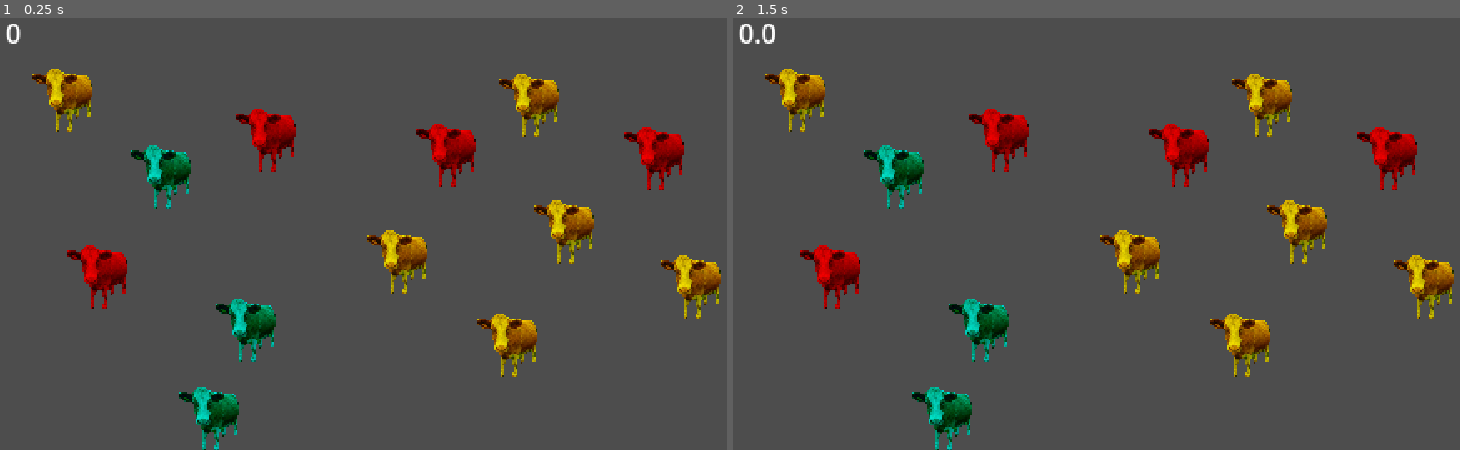
Above: before the commit, frames 1-2 (left to right).
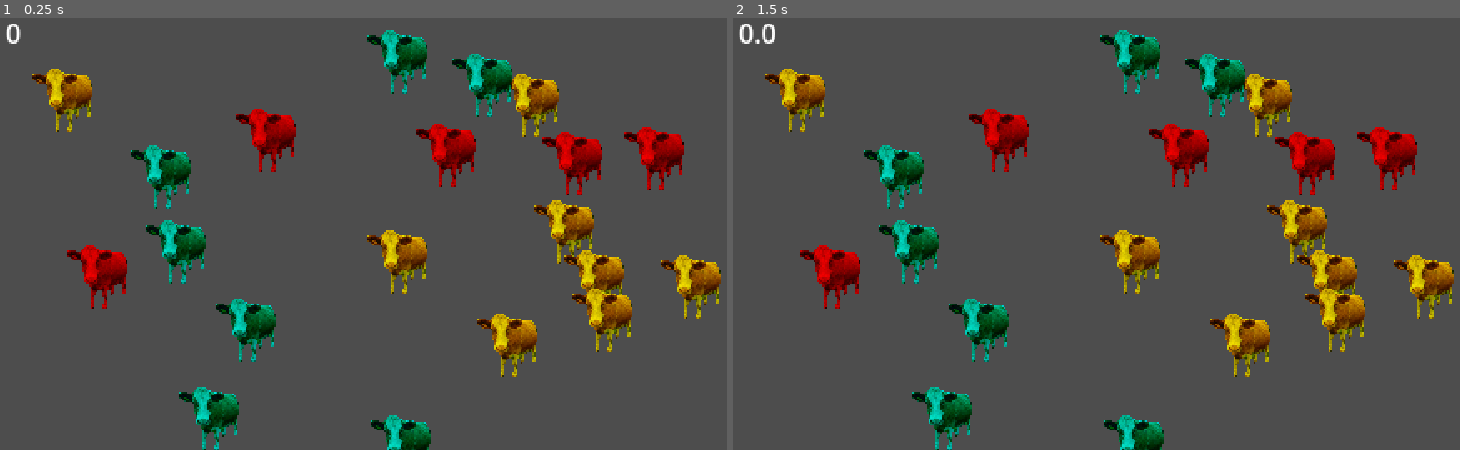
Above: after the commit, the same moments.

Repository: Ninesliced/gmtk-2025-online-group
Game: Godot game, scene res://scenes/main.tscn
Same seed, same stepped clock (60 frames per second), same inputs: the game is played once before the commit and once after it.
Inputs (mouse positions are in pixels of both pictures, inside the frame that each line leads up to):
- Up to frame 1 (0.25 s): no input
- Up to frame 2 (1.5 s): tap Enter at 0.5 s; move the mouse to (1300, 203) at 0.52 s; click (1300, 203) at 0.67 s; tap Space at 1.25 s; move the mouse to (965, 246) at 1.27 s; click (965, 246) at 1.42 s

The runs differ from the first frame. In frame 1, 4.1% of the frame differs, in the area x 20-87%, y 2-100%; in frame 2, 4.1%.

Commit message:
Cow stuff

Diff:
--- /dev/null
+++ b/gmtk2025/scenes/cow_boy.gd
@@ -0,0 +1,14 @@
+extends Node2D
+
+@export var sprite_neutral: Texture2D
+@export var sprite_happy: Texture2D
+@export var sprite_sad: Texture2D
+
+# Called when the node enters the scene tree for the first time.
+func _ready() -> void:
+	pass # Replace with function body.
+
+
+# Called every frame. 'delta' is the elapsed time since the previous frame.
+func _process(delta: float) -> void:
+	pass
--- /dev/null
+++ b/gmtk2025/scenes/cow_boy.tscn
@@ -0,0 +1,55 @@
+[gd_scene load_steps=8 format=3 uid="uid://df1n1hlgttg4m"]
+
+[ext_resource type="Script" uid="uid://d3rc64c3ruhkr" path="res://scenes/cow_boy.gd" id="1_04k5j"]
+[ext_resource type="Texture2D" uid="uid://c7qf6b7vq66m0" path="res://assets/crowboy_placeholder.png" id="2_dbklo"]
+[ext_resource type="Texture2D" uid="uid://bxf0s551juiks" path="res://assets/crowboy_placeholder_happy.png" id="3_v3xfg"]
+[ext_resource type="Texture2D" uid="uid://cyguuwkiwchpw" path="res://assets/crowboy_placeholder_sad.png" id="4_27ov1"]
+
+[sub_resource type="SpriteFrames" id="SpriteFrames_v3xfg"]
+animations = [{
+"frames": [{
+"duration": 1.0,
+"texture": ExtResource("3_v3xfg")
+}],
+"loop": true,
+"name": &"happy",
+"speed": 5.0
+}, {
+"frames": [{
+"duration": 1.0,
+"texture": ExtResource("2_dbklo")
+}],
+"loop": true,
+"name": &"neutral",
+"speed": 5.0
+}, {
+"frames": [],
+"loop": true,
+"name": &"sad",
+"speed": 5.0
+}]
+
+[sub_resource type="Animation" id="Animation_27ov1"]
+resource_name = "neutral"
+
+[sub_resource type="AnimationLibrary" id="AnimationLibrary_ttyhb"]
+_data = {
+&"neutral": SubResource("Animation_27ov1")
+}
+
+[node name="CowBoy" type="Node2D"]
+script = ExtResource("1_04k5j")
+sprite_neutral = ExtResource("2_dbklo")
+sprite_happy = ExtResource("3_v3xfg")
+sprite_sad = ExtResource("4_27ov1")
+
+[node name="Sprite2D" type="AnimatedSprite2D" parent="."]
+z_index = 100
+sprite_frames = SubResource("SpriteFrames_v3xfg")
+animation = &"sad"
+centered = false
+
+[node name="AnimationPlayer" type="AnimationPlayer" parent="."]
+libraries = {
+&"": SubResource("AnimationLibrary_ttyhb")
+}
--- a/gmtk2025/scenes/cow_manager.gd
+++ b/gmtk2025/scenes/cow_manager.gd
@@ -1,6 +1,23 @@
 extends Node2D
 
 @export var score_manager: ScoreManager
+@export var target_cow_count: int = 20
+@export var spawn_area: Rect2
+
+var cow_prefab: PackedScene = load("res://scenes/actors/cow.tscn")
+
+func _process(delta: float) -> void:
+	var cows = get_tree().get_nodes_in_group("cow")
+	var cow_count = cows.size()
+
+	if cow_count < target_cow_count:
+		for i in range(target_cow_count - cow_count):
+			var cow = cow_prefab.instantiate()
+			add_child(cow)
+			cow.global_position = Vector2(
+				randf_range(spawn_area.position.x, spawn_area.end.x),
+				randf_range(spawn_area.position.y, spawn_area.end.y)
+			)
 
 func _on_lasso_shape_closed(shape: PackedVector2Array, cow_type: Cow.CowType) -> void:
 	var cows = get_tree().get_nodes_in_group("cow")
--- a/gmtk2025/scenes/main.tscn
+++ b/gmtk2025/scenes/main.tscn
@@ -1,9 +1,10 @@
-[gd_scene load_steps=6 format=3 uid="uid://cpv386wtlsucs"]
+[gd_scene load_steps=7 format=3 uid="uid://cpv386wtlsucs"]
 
 [ext_resource type="PackedScene" uid="uid://de7ib6xc58aex" path="res://scenes/lasso/lasso.tscn" id="1_o5qli"]
 [ext_resource type="PackedScene" uid="uid://b43s2losa3uh4" path="res://scenes/actors/cow.tscn" id="2_0wfyh"]
 [ext_resource type="Script" uid="uid://bkofb2g1mnla7" path="res://scenes/score_manager.gd" id="2_jyhfs"]
 [ext_resource type="Script" uid="uid://cajwtdoeayq2u" path="res://scenes/cow_manager.gd" id="2_sugp2"]
+[ext_resource type="PackedScene" uid="uid://df1n1hlgttg4m" path="res://scenes/cow_boy.tscn" id="3_tefeu"]
 [ext_resource type="PackedScene" uid="uid://dcsecleggohek" path="res://scenes/ui/hud/game_hud.tscn" id="5_tbgi4"]
 
 [node name="Main" type="Node2D"]
@@ -15,9 +16,13 @@
 [node name="ScoreManager" type="Node2D" parent="."]
 script = ExtResource("2_jyhfs")
 
+[node name="CowBoy" parent="." instance=ExtResource("3_tefeu")]
+visible = false
+
 [node name="CowManager" type="Node2D" parent="." node_paths=PackedStringArray("score_manager")]
 script = ExtResource("2_sugp2")
 score_manager = NodePath("../ScoreManager")
+spawn_area = Rect2(100, 0, 380, 270)
 
 [node name="Cow" parent="CowManager" instance=ExtResource("2_0wfyh")]
 position = Vector2(104, 107)
Binary file added: gmtk2025/assets/cow/cow_black.png
Not shown, added: gmtk2025/assets/cow/cow_black.png.import
Binary file added: gmtk2025/assets/cow/cow_orange.png
Not shown, added: gmtk2025/assets/cow/cow_orange.png.import
Binary file added: gmtk2025/assets/cow/cow_pink.png
Not shown, added: gmtk2025/assets/cow/cow_pink.png.import
Binary file added: gmtk2025/assets/crowboy_placeholder.aseprite
Binary file added: gmtk2025/assets/crowboy_placeholder.png
Not shown, added: gmtk2025/assets/crowboy_placeholder.png.import
Binary file added: gmtk2025/assets/crowboy_placeholder_happy.aseprite
Binary file added: gmtk2025/assets/crowboy_placeholder_happy.png
Not shown, added: gmtk2025/assets/crowboy_placeholder_happy.png.import
(and 25 more such lines)
